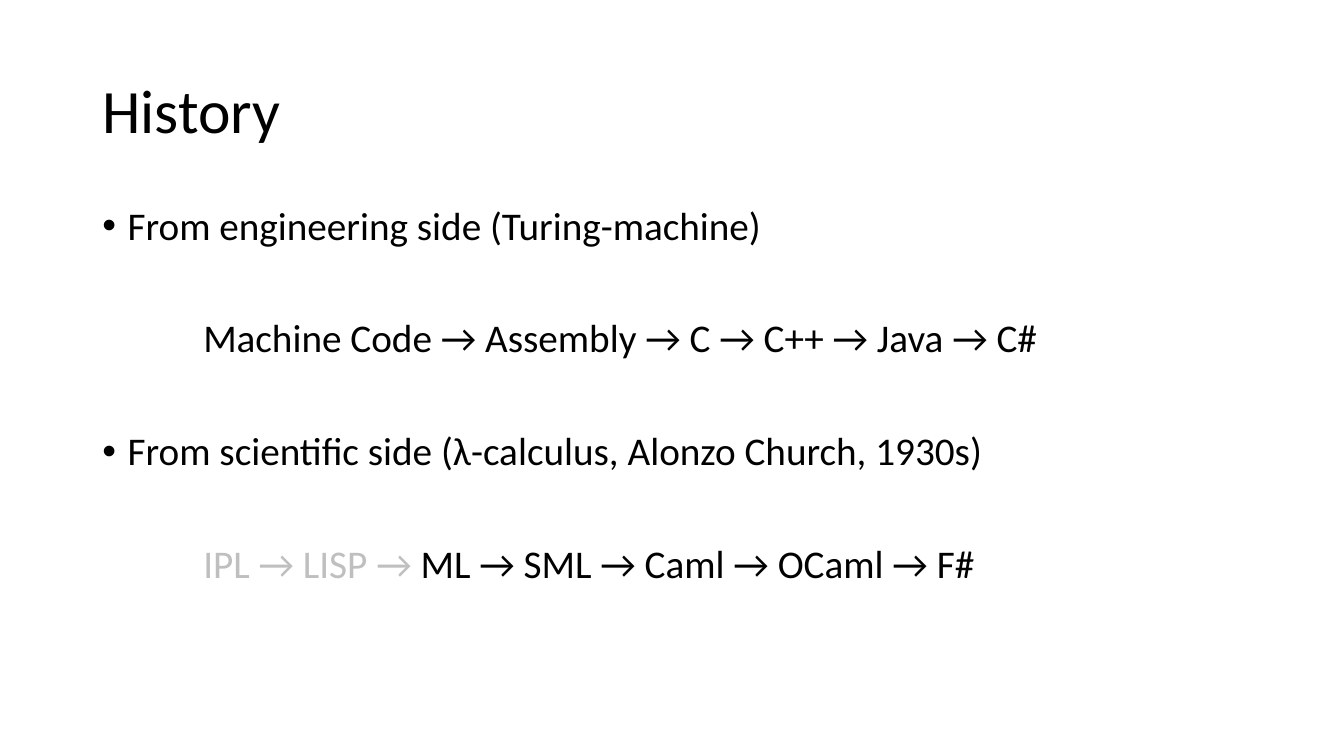
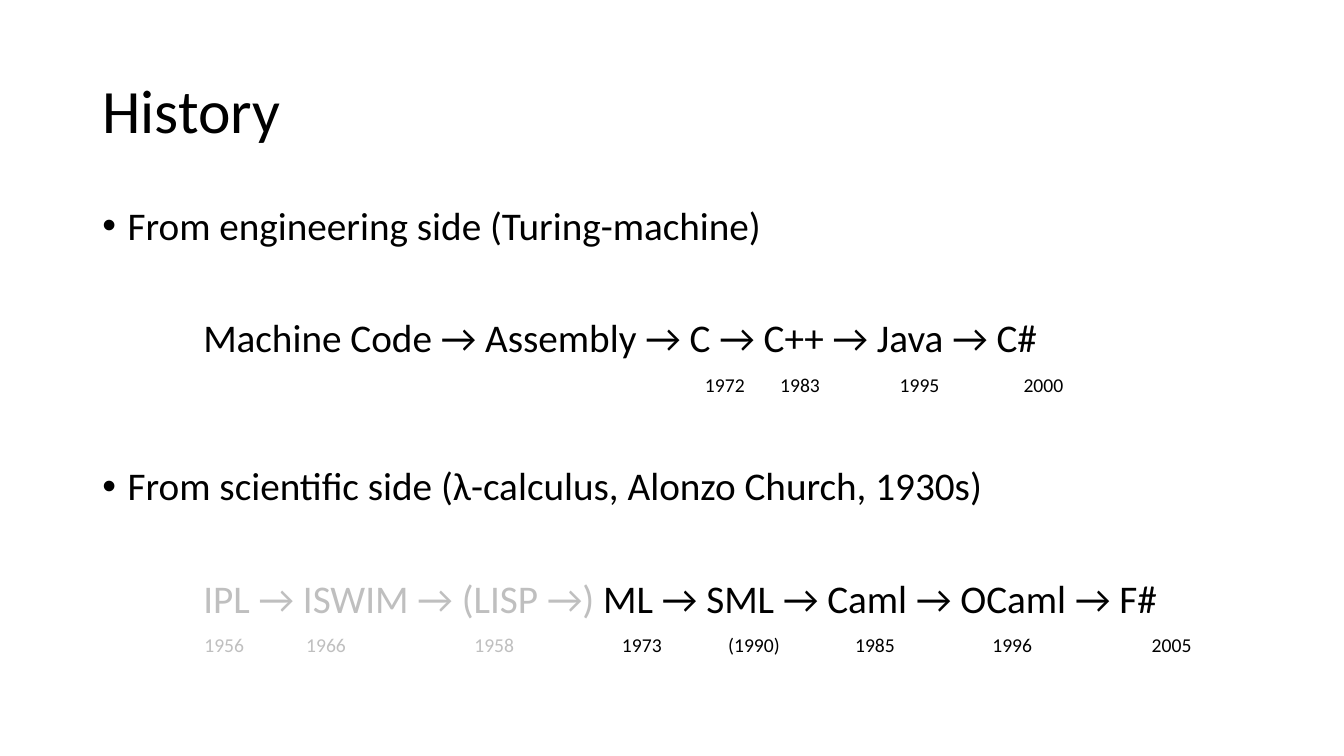
Before and after one commit to FoggyFinder/FSharpDemo, a slide deck: slide 3 of docs/FSharp.pptx (slide 4 before the commit). Drawn at 1344x756 pixels with LibreOffice and Linux fonts; fonts in the diff are those of the drawing. Boxes give left, top, right and bottom in pixels: in the first picture for what was removed or moved away, otherwise in the second. Text is boxed around its words. In the diff, an @@ line names an element or a change of style, - is before the commit and + after.

```diff
--- a/docs/FSharp.pptx
+++ b/docs/FSharp.pptx
@@ text at (705, 378, 1064, 392): paragraph added @@
+1972 1983 1995 2000
@@ text at (203, 585, 1192, 655): text changed @@
-IPL → LISP → ML → SML → Caml → OCaml → F#
+IPL → ISWIM → (LISP →) ML → SML → Caml → OCaml → F#
+1956 1966 1958 1973 (1990) 1985 1996 2005
```
Also in this commit, not shown: 2 other slides changed, 1 slide removed, 1 other file.
